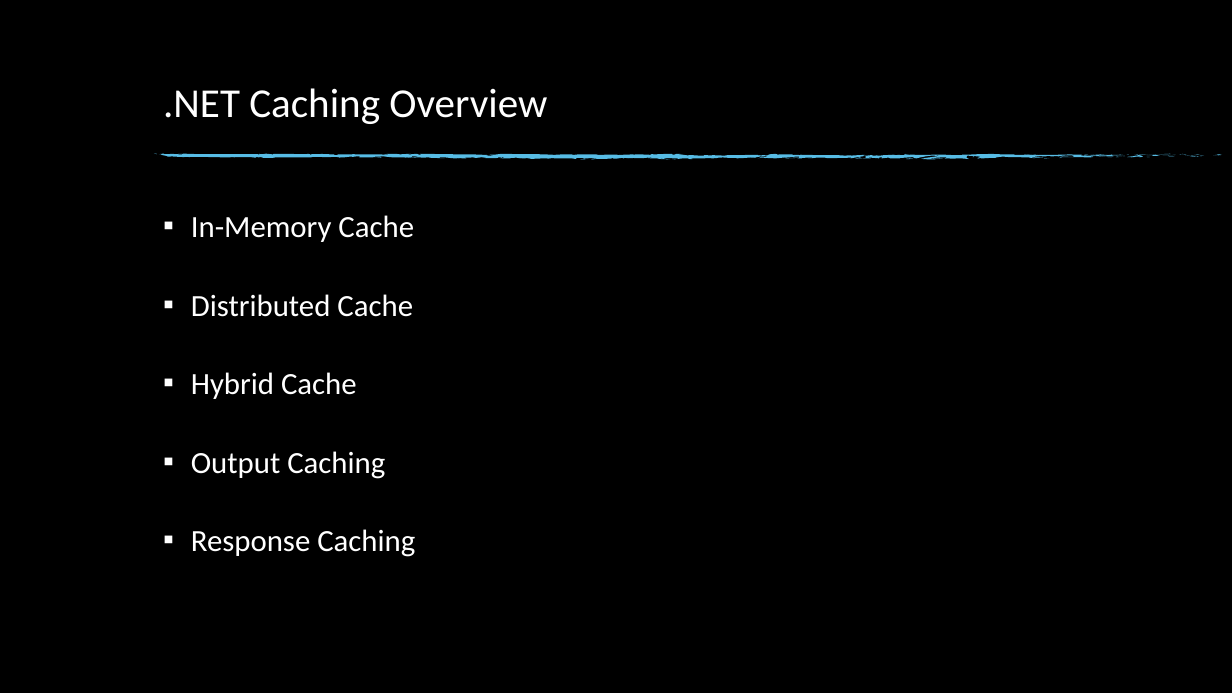
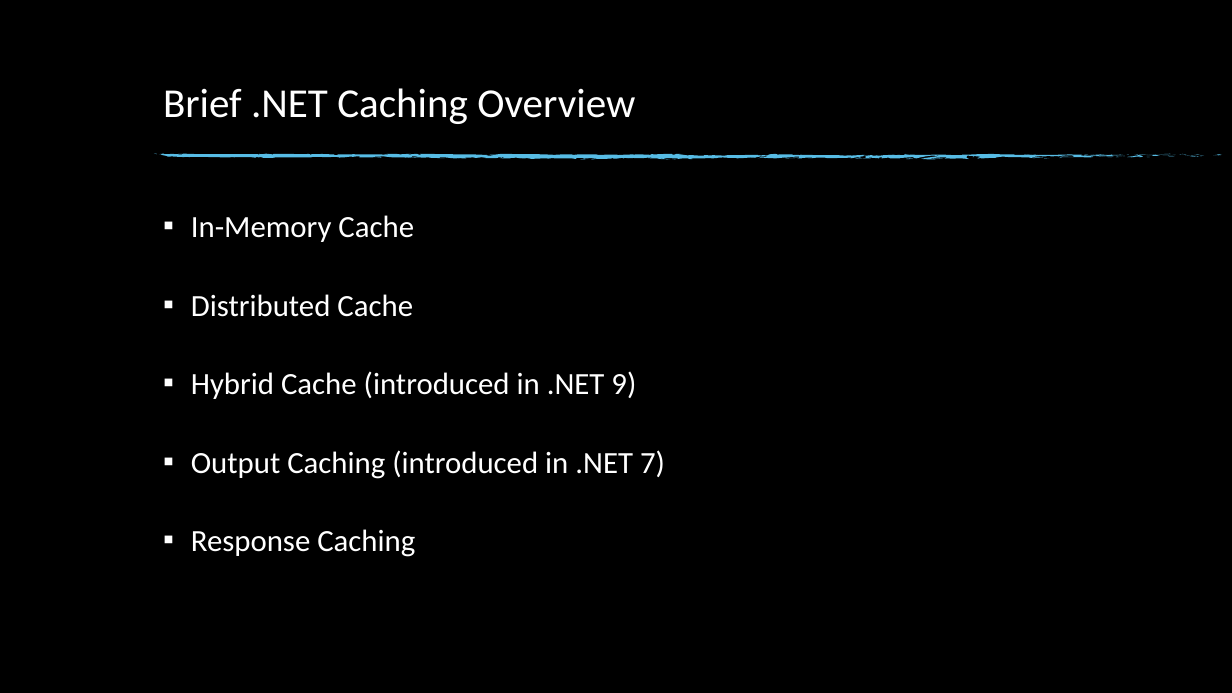
Before and after one commit to klassanov/Caching.PracticalExamples, a slide deck: slide 3 of res/CachePracticalExamples.pptx. Drawn at 1232x693 pixels with LibreOffice and Linux fonts; fonts in the diff are those of the drawing; background and template pictures are left out. Boxes give left, top, right and bottom in pixels: in the first picture for what was removed or moved away, otherwise in the second. Text is boxed around its words. In the diff, an @@ line names an element or a change of style, - is before the commit and + after.

Commit message:
Updated presentation

```diff
--- a/res/CachePracticalExamples.pptx
+++ b/res/CachePracticalExamples.pptx
@@ title at (x1=163, y1=88, x2=635, y2=124): text changed @@
-.NET Caching Overview
+Brief .NET Caching Overview
@@ text at (x1=191, y1=371, x2=665, y2=479): text changed @@
-▪ Hybrid Cache
-▪ Output Caching
+▪ Hybrid Cache (introduced in .NET 9)
+▪ Output Caching (introduced in .NET 7)
```
Also in this commit, not shown: 2 other slides changed.
